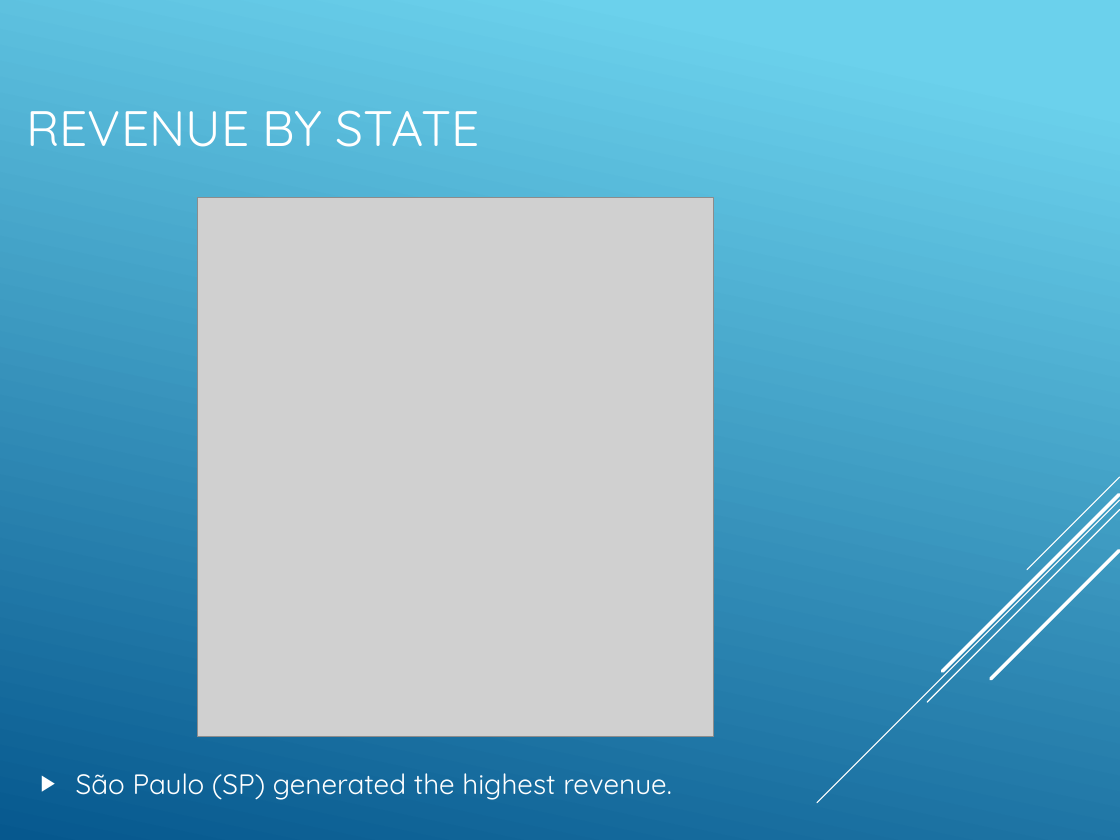
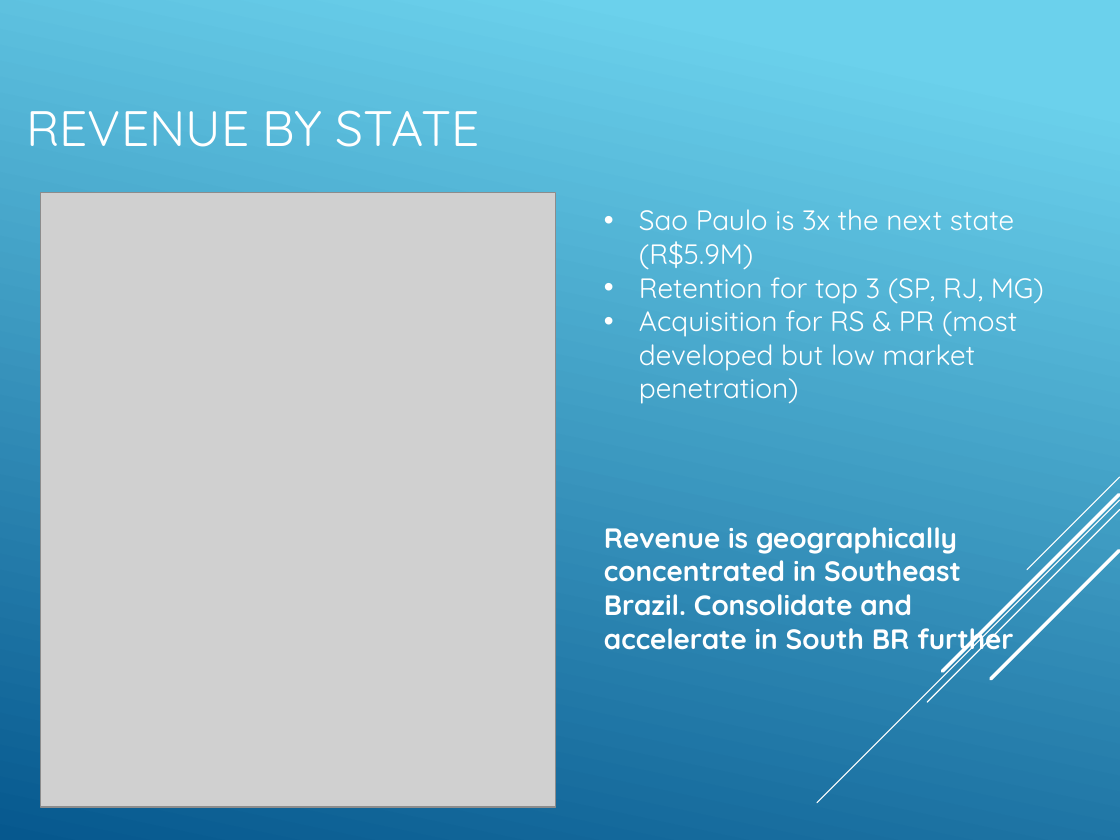
Before and after one commit to weihg27/ecommerce-project, a slide deck: slide 13 of slices/Olist_Ecommerce_Project_Presentation.pptx. Drawn at 1120x840 pixels with LibreOffice and Linux fonts; fonts in the diff are those of the drawing; grey boxes stand for pictures. Boxes give left, top, right and bottom in pixels: in the first picture for what was removed or moved away, otherwise in the second. Text is boxed around its words. In the diff, an @@ line names an element or a change of style, - is before the commit and + after.

```diff
--- a/slices/Olist_Ecommerce_Project_Presentation.pptx
+++ b/slices/Olist_Ecommerce_Project_Presentation.pptx
@@ picture: place and size @@
-picture at (197, 197, 712, 737)
+picture at (40, 193, 556, 808)
@@ text added at (639, 209, 1044, 404), 18 pt, text #FFFFFF @@
+• Sao Paulo is 3x the next state (R$5.9M)
+• Retention for top 3 (SP, RJ, MG)
+• Acquisition for RS & PR (most developed but low market penetration)
@@ text added at (604, 527, 1013, 657), 18 pt, text #FFFFFF, bold @@
+Revenue is geographically concentrated in Southeast Brazil. Consolidate and accelerate in South BR further
@@ text removed at (76, 773, 672, 800) @@
-▶ São Paulo (SP) generated the highest revenue.
```
Also in this commit, not shown: 1 other slide changed, 3 slides added, 1 slide removed.
